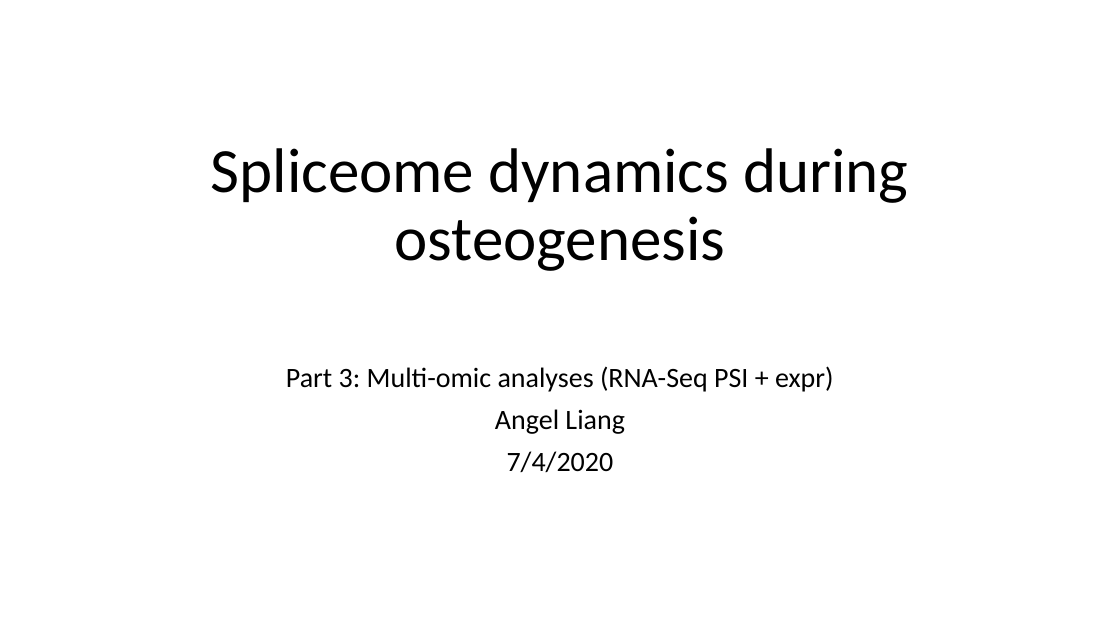
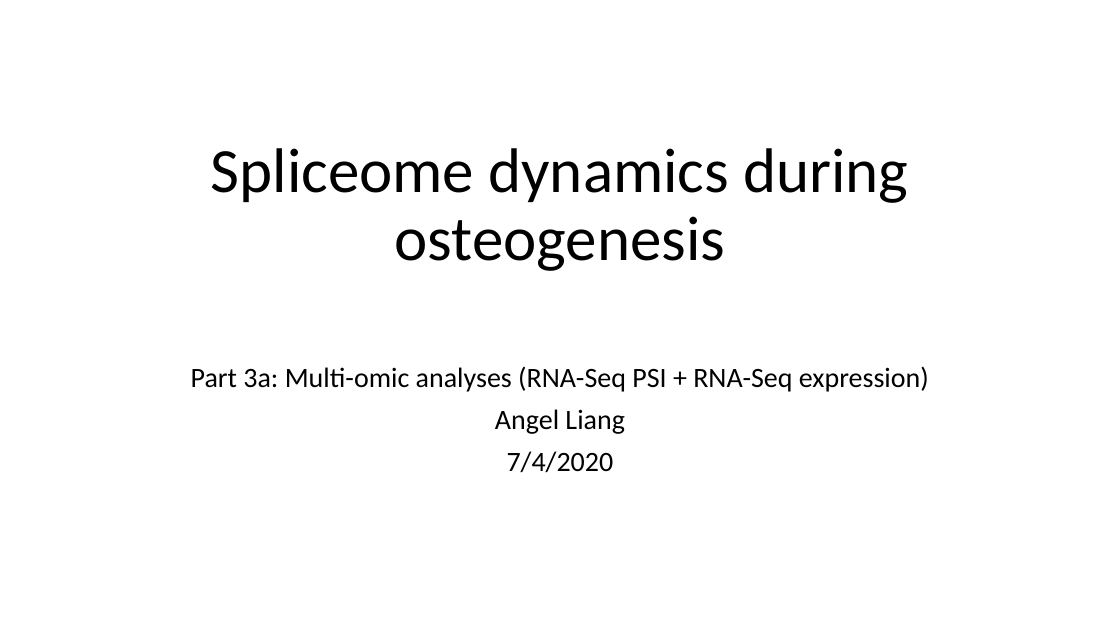
Before and after one commit to angelbee2018/2019_hmsc_tert4_OB_spliceome, a slide deck: slide 1 of project_files/presentations/multiomic_rnaseq_psi_results_presentation_part3.pptx. Drawn at 1120x630 pixels with LibreOffice and Linux fonts; fonts in the diff are those of the drawing; background and template pictures are left out. Boxes give left, top, right and bottom in pixels: in the first picture for what was removed or moved away, otherwise in the second. Text is boxed around its words. In the diff, an @@ line names an element or a change of style, - is before the commit and + after.

```diff
--- a/project_files/presentations/multiomic_rnaseq_psi_results_presentation_part3.pptx
+++ b/project_files/presentations/multiomic_rnaseq_psi_results_presentation_part3.pptx
@@ subtitle at bbox=[191, 366, 929, 392]: text changed @@
-Part 3: Multi-omic analyses (RNA-Seq PSI + expr)
+Part 3a: Multi-omic analyses (RNA-Seq PSI + RNA-Seq expression)
```
Also in this commit, not shown: 3 other files.
